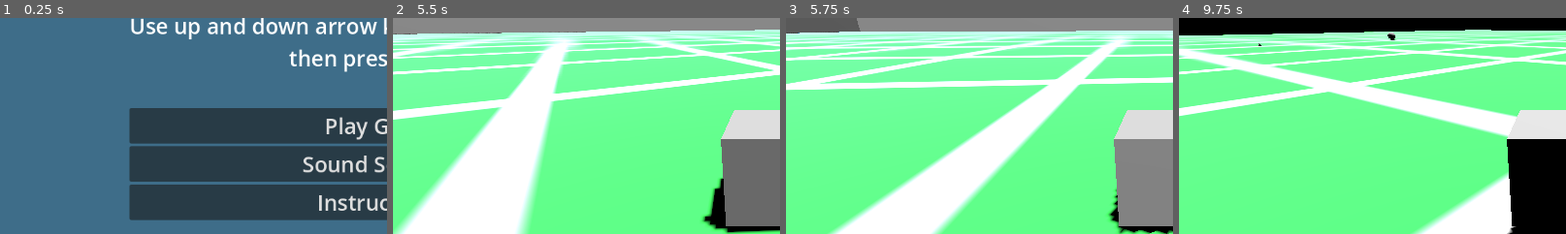
Above: before the commit, frames 1-4 (left to right).
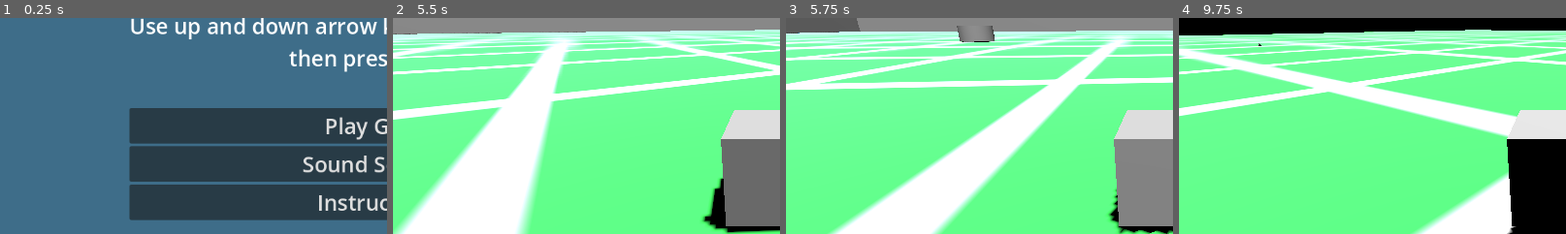
Above: after the commit, the same moments.

Repository: cgmpresser/SubHunt
Game: Godot game, scene res://Scenes/sub_hunt_top_level.tscn
The game is run twice, just before and just after one commit, with the same random seed, the same clock (stepped at 60 frames per second) and the same inputs. Sound files missing from this copy of the repository are replaced by a short silence.
Inputs:
- Up to frame 1 (0.25 s): no input
- Up to frame 2 (5.5 s): click "Play Game" at 0.5 s; tap Enter at 1.25 s; hold Right (ui_right) 1.28-2.03 s; hold S (sonar_ping) 1.28-2.03 s; tap R (reset_ball) at 2, 4.9 s; hold Down (ui_down) 2.03-2.78 s; tap ` (camera_toggle) at 2.1 s; tap S (sonar_ping) at 2.3, 3.05, 3.8, 5.1 s; hold Right (ui_right) 2.78-3.53 s; hold E (enemy_location) 2.78-3.53 s; hold Up (ui_up) 3.53-4.28 s; tap Space (shoot_torpedo) at 3.6 s; hold S (sonar_ping) 4.28-5.03 s; hold Left (ui_left) from 4.28 s (still down)
- Up to frame 3 (5.75 s): keep holding Left (ui_left)
- Up to frame 4 (9.75 s): release Left (ui_left) at 5.78 s; hold Down (ui_down) 5.78-6.53 s; hold ` (camera_toggle) 5.78-6.53 s; tap S (sonar_ping) at 6.05, 6.8, 7.55, 8.1 s; tap R (reset_ball) every 0.75 s from 6.5 to 8.75 s; hold Right (ui_right) 6.53-7.28 s; tap E (enemy_location) at 6.6 s; hold Up (ui_up) 7.28-8.03 s; hold Space (shoot_torpedo) 7.28-8.03 s; hold Right (ui_right) 8.03-8.78 s; hold Down (ui_down) 8.78-9.53 s; hold S (sonar_ping) 8.78-9.53 s; hold Left (ui_left) from 9.53 s (still down); tap ` (camera_toggle) at 9.6 s
The pictures show only the part of the screen within x 1-51%, y 27-77%; the shares and areas given below are measured in that part.

Frames 1-2 are identical in both runs. In frame 3, 0.5% of the frame differs, in the area x 44-55%, y 3-12%; in frame 4, less than 0.1%.

Commit message:
Fixes
Made the enemy larger. Got the enemy moving again. The sonars now ping twice for each enemy.

Diff:
--- a/Scenes/target.tscn
+++ b/Scenes/target.tscn
@@ -1,28 +1,30 @@
 [gd_scene load_steps=7 format=3 uid="uid://cchho06uvplbj"]
 
 [ext_resource type="Script" path="res://Scripts/target.gd" id="1_3hny6"]
-[ext_resource type="AudioStream" uid="uid://bn1a1etet0y18" path="res://Audio/sonarping-short.ogg" id="1_o8thd"]
+[ext_resource type="AudioStream" uid="uid://dlqx5t12jq453" path="res://Audio/sonar_ping.mp3" id="2_qamg8"]
 [ext_resource type="AudioStream" uid="uid://dhl0d4wb0w4ea" path="res://Audio/Chunky_Explosion.ogg" id="3_ast5x"]
 [ext_resource type="AudioStream" uid="uid://djsnx0vrehaqs" path="res://Audio/underwater_engine.ogg" id="4_iqis1"]
 
-[sub_resource type="SphereMesh" id="SphereMesh_ejb61"]
+[sub_resource type="CylinderMesh" id="CylinderMesh_s24vt"]
+top_radius = 2.0
+bottom_radius = 2.0
 
-[sub_resource type="SphereShape3D" id="SphereShape3D_jdhy5"]
+[sub_resource type="CylinderShape3D" id="CylinderShape3D_b3txx"]
+radius = 2.0
 
 [node name="Target" type="RigidBody3D" groups=["TargetGroup"]]
-transform = Transform3D(1, 0, 0, 0, 1, 0, 0, 0, 1, 0, 4, 0)
 contact_monitor = true
 max_contacts_reported = 1
 script = ExtResource("1_3hny6")
 
 [node name="MeshInstance3D" type="MeshInstance3D" parent="."]
-mesh = SubResource("SphereMesh_ejb61")
+mesh = SubResource("CylinderMesh_s24vt")
 
 [node name="CollisionShape3D" type="CollisionShape3D" parent="."]
-shape = SubResource("SphereShape3D_jdhy5")
+shape = SubResource("CylinderShape3D_b3txx")
 
 [node name="BeepSound" type="AudioStreamPlayer3D" parent="."]
-stream = ExtResource("1_o8thd")
+stream = ExtResource("2_qamg8")
 panning_strength = 3.0
 
 [node name="ExplodeSound" type="AudioStreamPlayer3D" parent="."]
--- a/Scripts/main.gd
+++ b/Scripts/main.gd
@@ -60,7 +60,7 @@
 	targets_destroyed = 0
 	for target in $Enemies.get_children():
 			#target.set_sleeping(true)
-			target.reset_to(Vector3(rng.randi_range(-60, 60), 0.51, rng.randi_range(-60, 60)))
+			target.reset_to(Vector3(rng.randi_range(-60, 60), 3, rng.randi_range(-60, 60)))
 	#$Target.set_sleeping(true)
 	#$Target.set_position(Vector3(rng.randi_range(-90, 90), 3, rng.randi_range(-40, 40)))
 
--- a/Scripts/target.gd
+++ b/Scripts/target.gd
@@ -9,6 +9,7 @@
 @export var can_fire = false
 
 const SPEED = 3.0
+const FORCE_MULT = 6
 const TIMER_DIFF = .5
 const TORPEDO_START_OFFSET = 2;
 const TORPEDO_END_OFFSET = 20;
@@ -36,7 +37,9 @@
 	if is_moving:
 		#using physics engine (it will actually overshoot its
 		#target and come back
-		var force = (target_position - position).normalized() * SPEED
+		var dir_vector = (target_position - position).normalized()
+		dir_vector.y = 0
+		var force = dir_vector * SPEED * FORCE_MULT
 		apply_central_force(force)
 
 	#if not is_on_floor():
@@ -48,6 +51,12 @@
 
 func ping(pos: Vector3):
 	target_position = pos
+
+	#var dir_vector = (target_position - position).normalized()
+	#dir_vector.y = 0
+	#var force = dir_vector * SPEED
+	#print(force)
+
 	$Timer.start()
 
 	#start firing timer
@@ -74,6 +83,7 @@
 
 
 func _on_firing_timer_timeout() -> void:
+	$BeepSound.play()
 	if can_fire:
 		#fire a torpedo at the target position
 		var torpedo = torpedo_scene.instantiate()
--- a/project.godot
+++ b/project.godot
@@ -33,8 +33,8 @@
 
 camera_toggle={
 "deadzone": 0.5,
-"events": [Object(InputEventKey,"resource_local_to_scene":fa …(140 unchanged characters)… d":false,"keycode":0,"physical_keycode":67,"key_label":0,"unicode":99,"location":0,"echo":false,"script":null)
-, Object(InputEventKey,"resource_local_to_scene":false,"reso …(131 unchanged characters)… d":false,"keycode":0,"physical_keycode":96,"key_label":0,"unicode":96,"location":0,"echo":false,"script":null)
+"events": [Object(InputEventKey,"resource_local_to_scene":fa …(140 unchanged characters)… d":false,"keycode":0,"physical_keycode":96,"key_label":0,"unicode":96,"location":0,"echo":false,"script":null)
+, Object(InputEventKey,"resource_local_to_scene":false,"reso …(131 unchanged characters)… d":false,"keycode":0,"physical_keycode":67,"key_label":0,"unicode":99,"location":0,"echo":false,"script":null)
 ]
 }
 reset_ball={
